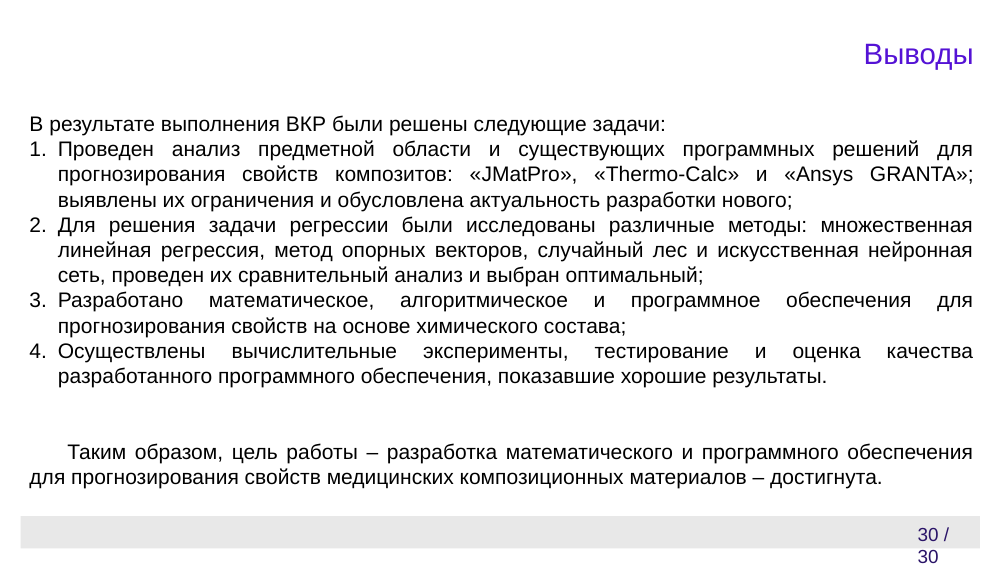
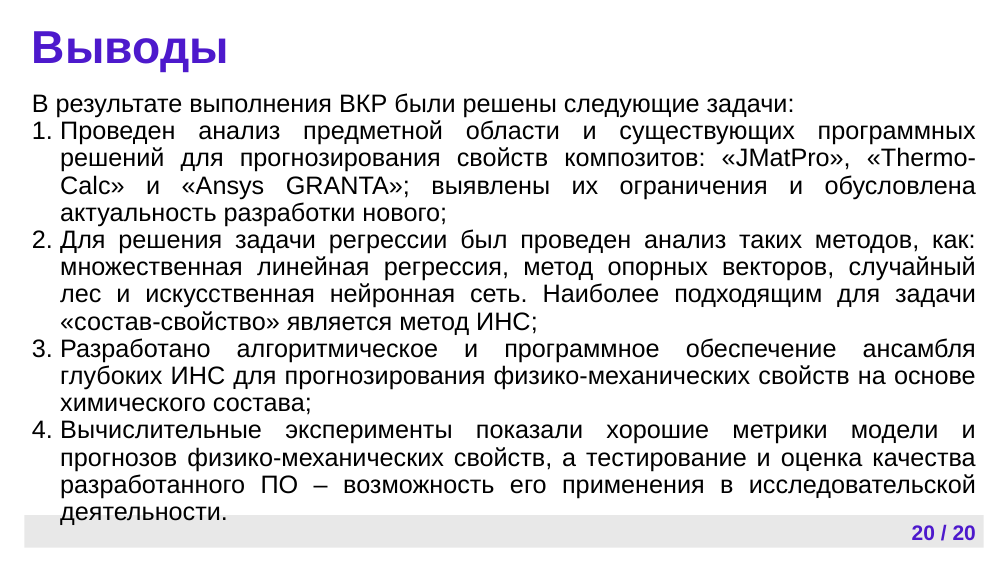
Before and after one commit to Cyber-Limon/Final_qualifying_work___Diploma, a slide deck: slide 20 of ВКР, отчет/ВКР, презентация.pptx (slide 30 before the commit). Drawn at 1008x567 pixels with LibreOffice and Linux fonts; fonts in the diff are those of the drawing; background and template pictures are left out. Boxes give left, top, right and bottom in pixels: in the first picture for what was removed or moved away, otherwise in the second. Text is boxed around its words. In the diff, an @@ line names an element or a change of style, - is before the commit and + after.

```diff
--- a/ВКР, отчет/ВКР, презентация.pptx
+++ b/ВКР, отчет/ВКР, презентация.pptx
@@ text "Выводы": place and size @@
-text "Выводы" at (864,43,974,70)
+text "Выводы" at (32,31,229,72)
@@ text "Выводы" at (32,31,229,72): size 28 to 44 pt, text colour #5412D5 to #4D19CC, bold on; alignment right to left; line spacing 1 to 0.9; more space between paragraphs; vertical alignment top to middle @@
@@ subtitle "В результате выполнения ВКР были ...": place and size @@
-subtitle "В результате выполнения ВКР были ..." at (29,115,974,488)
+subtitle "В результате выполнения ВКР были ..." at (32,93,976,525)
@@ subtitle at (32,93,976,227): size 20 to 24 pt in "В результате выполнения ВКР были решены следующие ...", "Проведен анализ предметной области и существующих программны ..."; line spacing 1 to 0.9; more space between paragraphs @@
@@ subtitle at (60,229,976,525): text changed; size 20 to 24 pt @@
-2. Для решения задачи регрессии были исследованы различные методы: множественная линейная регрессия, метод опорных векторов, случайный лес и искусственная нейронная сеть, проведен их сравнительный анализ и выбран оптимальный;
-3. Разработано математическое, алгоритмическое и программное обеспечения для прогнозирования свойств на основе химического состава;
-4. Осуществлены вычислительные эксперименты, тестирование и оценка качества разработанного программного обеспечения, показавшие хорошие результаты.
-Таким образом, цель работы – разработка математического и программного обеспечения для прогнозирования свойств медицинских композиционных материалов – достигнута.
+2. Для решения задачи регрессии был проведен анализ таких методов, как: множественная линейная регрессия, метод опорных векторов, случайный лес и искусственная нейронная сеть. Наиболее подходящим для задачи «состав-свойство» является метод ИНС;
+3. Разработано алгоритмическое и программное обеспечение ансамбля глубоких ИНС для прогнозирования физико-механических свойств на основе химического состава;
+4. Вычислительные эксперименты показали хорошие метрики модели и прогнозов физико-механических свойств, а тестирование и оценка качества разработанного ПО – возможность его применения в исследовательской деятельности.
@@ rectangle: place and size @@
-rectangle at (20,516,980,549)
+rectangle at (24,515,984,547)
@@ page number added at (912,525,976,540), 20 pt, text #4D19CC, bold @@
+20 / 20
@@ text removed at (918,528,939,563) @@
-30 / 30
```
Also in this commit, not shown: 5 other slides changed, 15 slides added, 25 slides removed, 1 other file.
